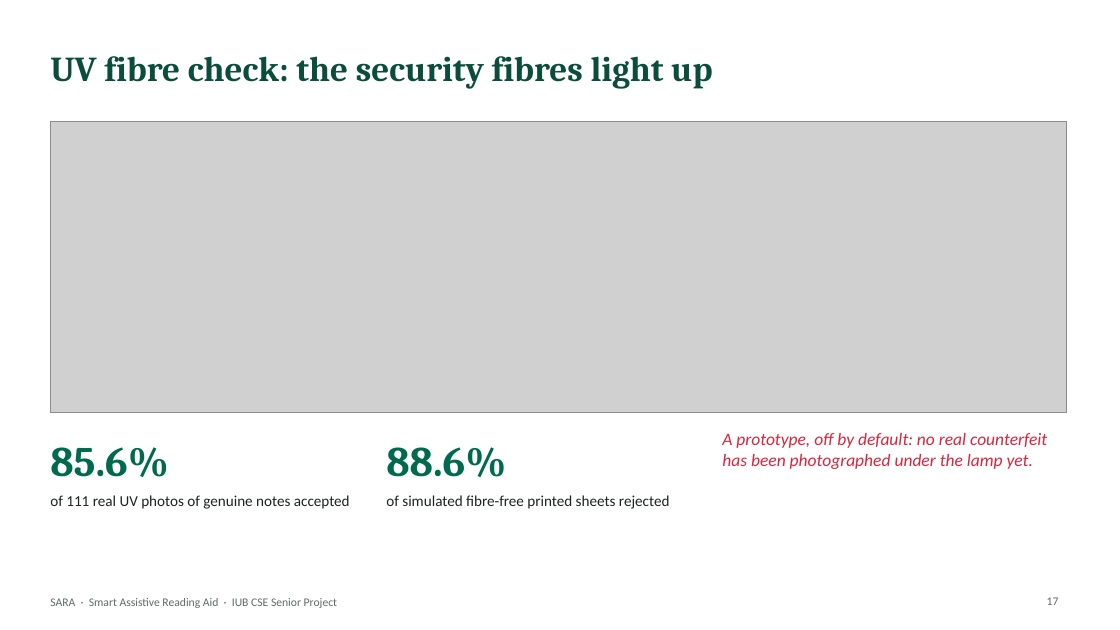
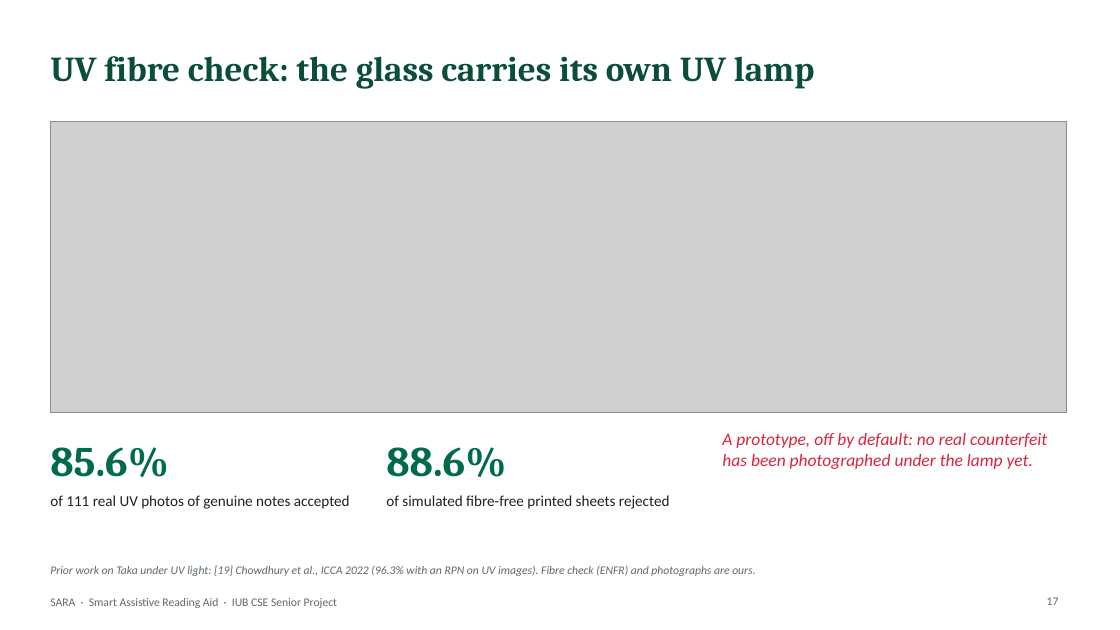
Before and after one commit to aflam330/Senior_project_wearable_glass_for_blind_people_using_ocr_and_ylo, a slide deck: slide 17 of Thesis Report and paper/thesis report/slides/SARA_Presentation.pptx. Drawn at 1120x630 pixels with LibreOffice and Linux fonts; fonts in the diff are those of the drawing; grey boxes stand for pictures. Boxes give left, top, right and bottom in pixels: in the first picture for what was removed or moved away, otherwise in the second. Text is boxed around its words. In the diff, an @@ line names an element or a change of style, - is before the commit and + after.

```diff
--- a/Thesis Report and paper/thesis report/slides/SARA_Presentation.pptx
+++ b/Thesis Report and paper/thesis report/slides/SARA_Presentation.pptx
@@ title at (50, 56, 814, 89): text changed @@
-UV fibre check: the security fibres light up
+UV fibre check: the glass carries its own UV lamp
@@ text added at (50, 565, 755, 576), 10 pt, text #5E6B66, italic @@
+Prior work on Taka under UV light: [19] Chowdhury et al., ICCA 2022 (96.3% with an RPN on UV images). Fibre check (ENFR) and photographs are ours.
```
Also in this commit, not shown: 7 other slides changed, 12 other files.
